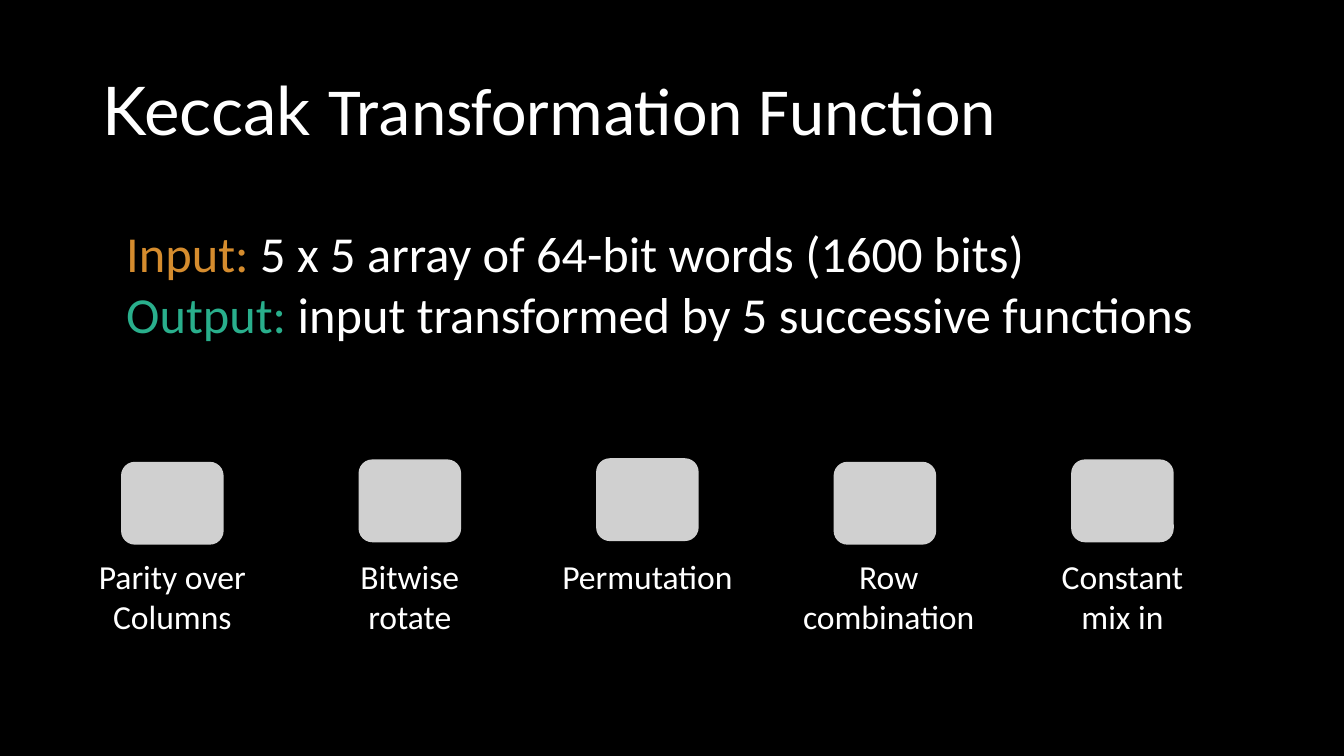
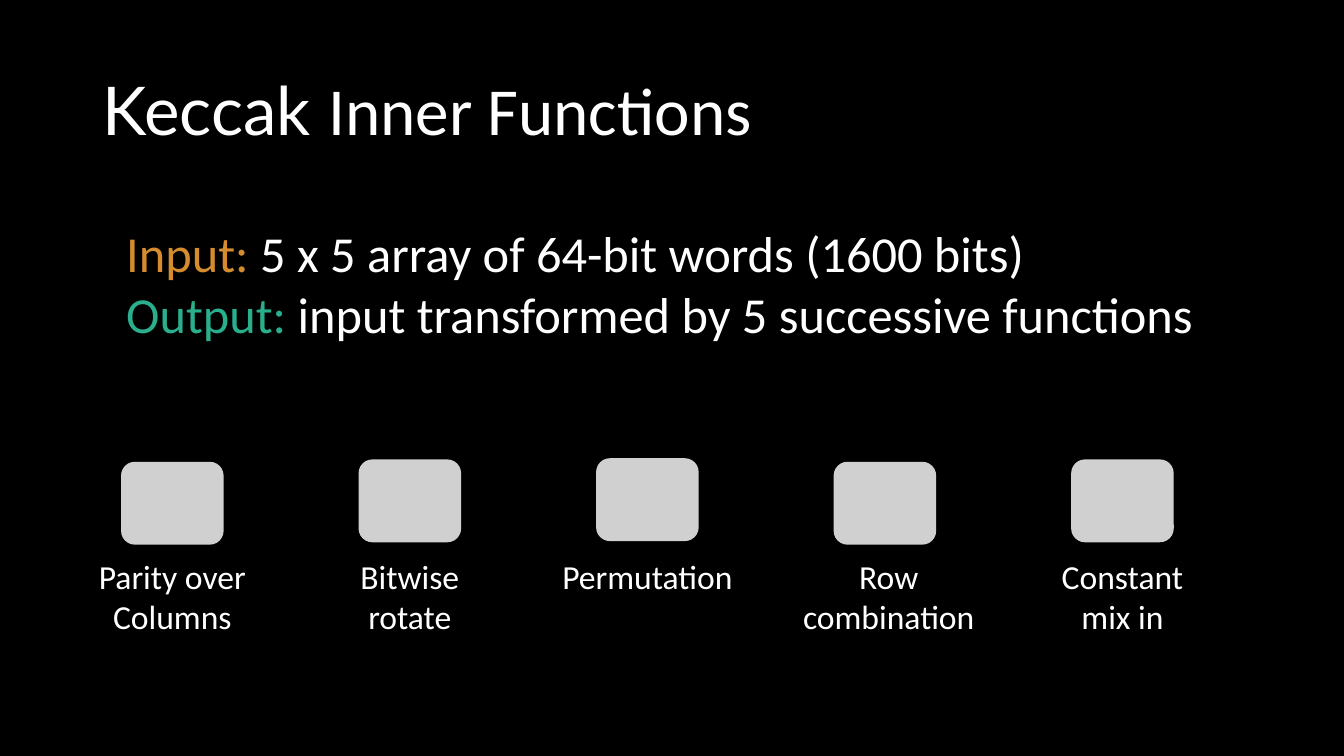
Before and after one commit to ericmercer/sha3-verification, a slide deck: slide 6 of presentation/SPIN2022.pptx. Drawn at 1344x756 pixels with LibreOffice and Linux fonts; fonts in the diff are those of the drawing; grey boxes stand for pictures. Boxes give left, top, right and bottom in pixels: in the first picture for what was removed or moved away, otherwise in the second. Text is boxed around its words. In the diff, an @@ line names an element or a change of style, - is before the commit and + after.

```diff
--- a/presentation/SPIN2022.pptx
+++ b/presentation/SPIN2022.pptx
@@ title at [102, 85, 752, 136]: text changed @@
-Keccak Transformation Function
+Keccak Inner Functions
```
Also in this commit, not shown: 3 other slides changed, 3 slides added.
